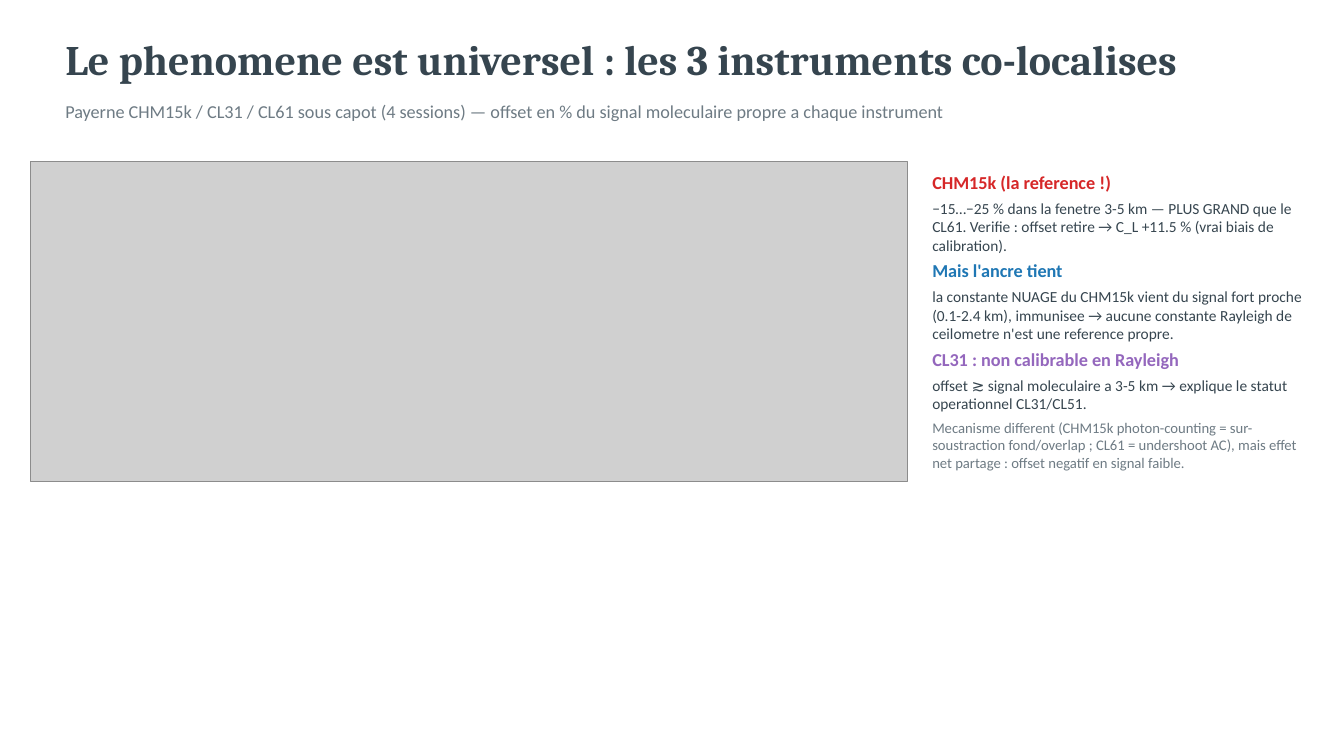
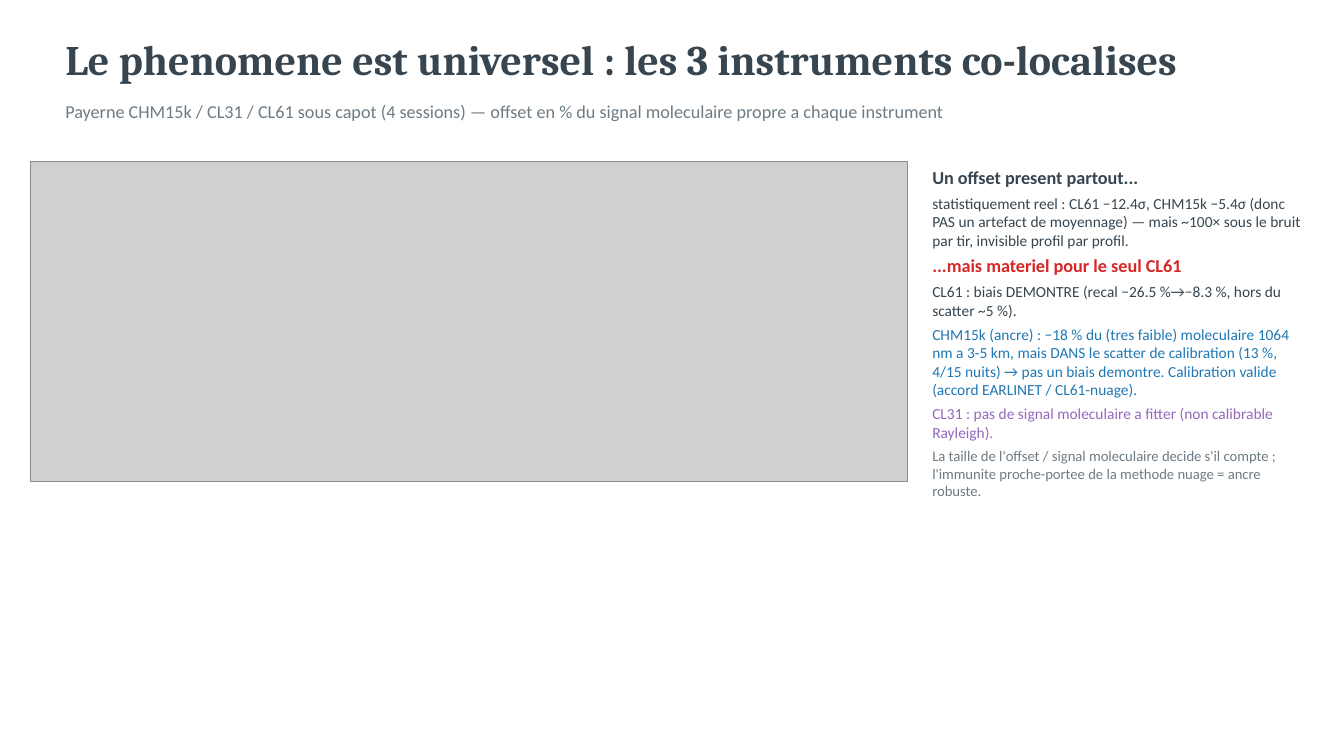
Before and after one commit to MeteoSwiss/ALC_rayleigh_calibration, a slide deck: slide 10 of presentation/CL61_offset_electronique_FR.pptx. Drawn at 1344x756 pixels with LibreOffice and Linux fonts; fonts in the diff are those of the drawing; grey boxes stand for pictures. Boxes give left, top, right and bottom in pixels: in the first picture for what was removed or moved away, otherwise in the second. Text is boxed around its words. In the diff, an @@ line names an element or a change of style, - is before the commit and + after.

```diff
--- a/presentation/CL61_offset_electronique_FR.pptx
+++ b/presentation/CL61_offset_electronique_FR.pptx
@@ text at [932,171,1300,496]: text changed @@
-CHM15k (la reference !)
-−15…−25 % dans la fenetre 3-5 km — PLUS GRAND que le CL61. Verifie : offset retire → C_L +11.5 % (vrai biais de calibration).
-Mais l'ancre tient
-la constante NUAGE du CHM15k vient du signal fort proche (0.1-2.4 km), immunisee → aucune constante Rayleigh de ceilometre n'est une reference propre.
-CL31 : non calibrable en Rayleigh
-offset ≳ signal moleculaire a 3-5 km → explique le statut operationnel CL31/CL51.
-Mecanisme different (CHM15k photon-counting = sur-soustraction fond/overlap ; CL61 = undershoot AC), mais effet net partage : offset negatif en signal faible.
+Un offset present partout...
+statistiquement reel : CL61 −12.4σ, CHM15k −5.4σ (donc PAS un artefact de moyennage) — mais ~100× sous le bruit par tir, invisible profil par profil.
+...mais materiel pour le seul CL61
+CL61 : biais DEMONTRE (recal −26.5 %→−8.3 %, hors du scatter ~5 %).
+CHM15k (ancre) : −18 % du (tres faible) moleculaire 1064 nm a 3-5 km, mais DANS le scatter de calibration (13 %, 4/15 nuits) → pas un biais demontre. Calibration valide (accord EARLINET / CL61-nuage).
+CL31 : pas de signal moleculaire a fitter (non calibrable Rayleigh).
+La taille de l'offset / signal moleculaire decide s'il compte ; l'immunite proche-portee de la methode nuage = ancre robuste.
```
Also in this commit, not shown: 1 other slide changed, 4 other files.
